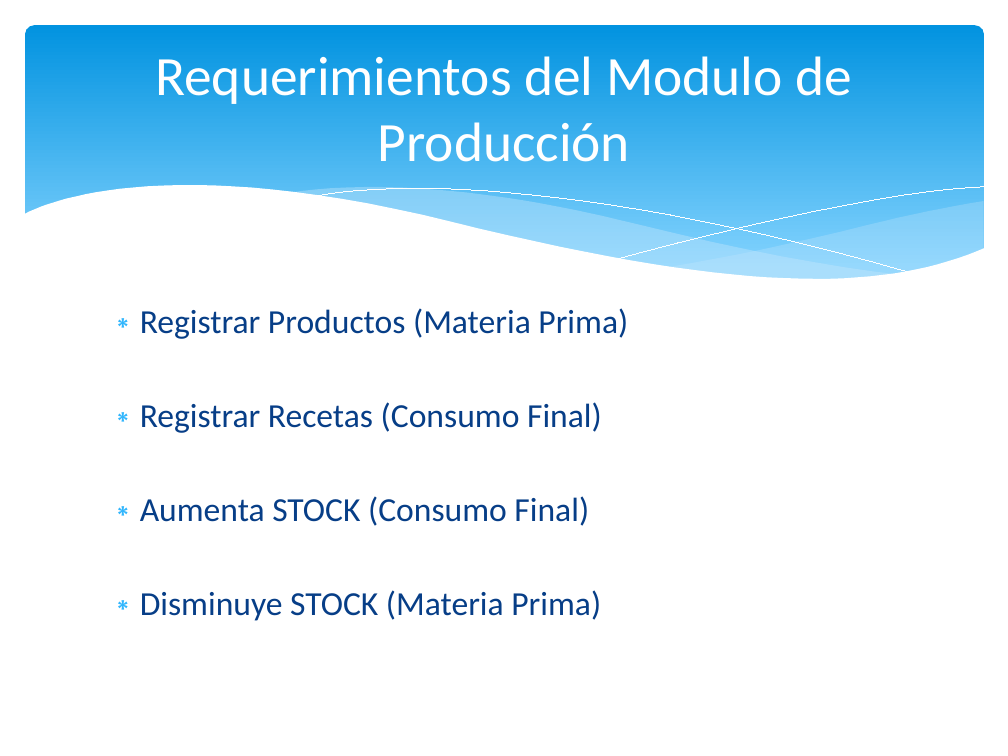
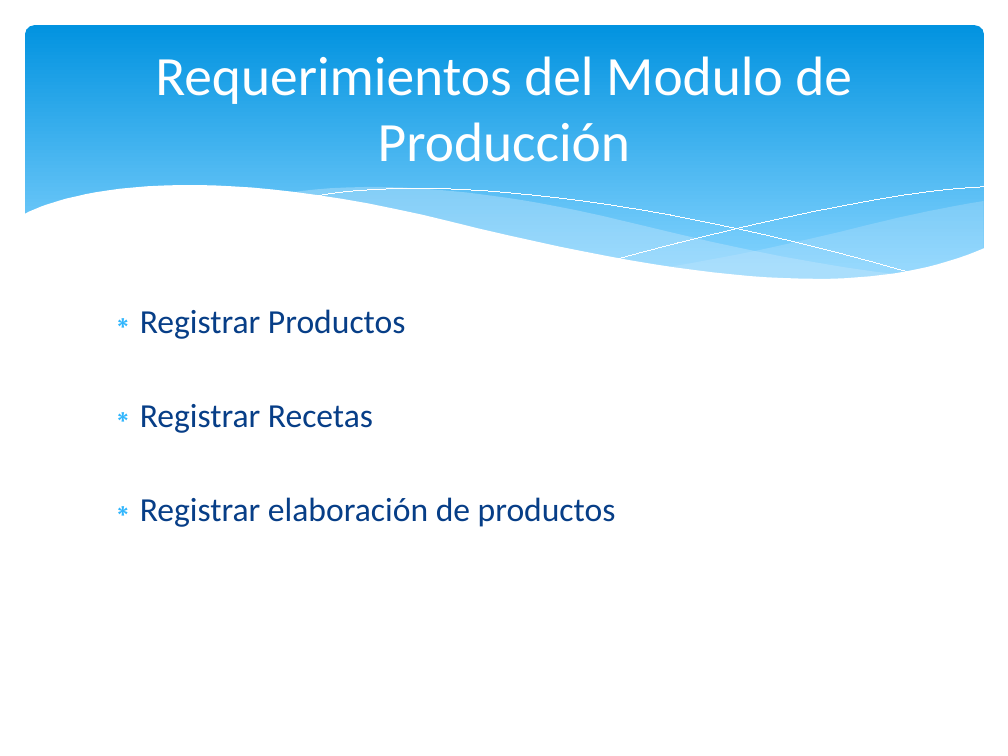
Before and after one commit to igodeveloper/infocomedor, a slide deck: slide 16 of presentacion/INFOCOMEDOR - PPT.pptx. Drawn at 1008x756 pixels with LibreOffice and Linux fonts; fonts in the diff are those of the drawing. Boxes give left, top, right and bottom in pixels: in the first picture for what was removed or moved away, otherwise in the second. Text is boxed around its words. In the diff, an @@ line names an element or a change of style, - is before the commit and + after.

```diff
--- a/presentacion/INFOCOMEDOR - PPT.pptx
+++ b/presentacion/INFOCOMEDOR - PPT.pptx
@@ text at box(140, 309, 616, 527): text changed @@
-∗ Registrar Productos (Materia Prima)
-∗ Registrar Recetas (Consumo Final)
-∗ Aumenta STOCK (Consumo Final)
-∗ Disminuye STOCK (Materia Prima)
+∗ Registrar Productos
+∗ Registrar Recetas
+∗ Registrar elaboración de productos
```
Also in this commit, not shown: 1 other slide changed, 4 other files.
